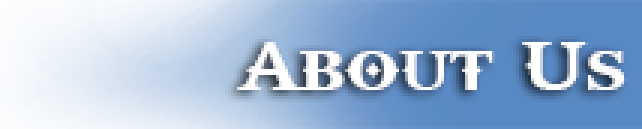
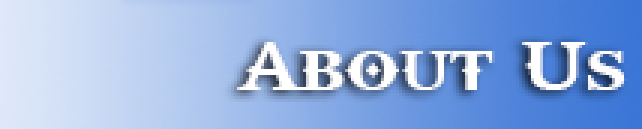
Two versions of the same layered image (642x129). Layer-by-layer changes:
renamed "Layer 0" to "Hovor", painted on it over (x1=0, y1=0, x2=642, y2=129)
